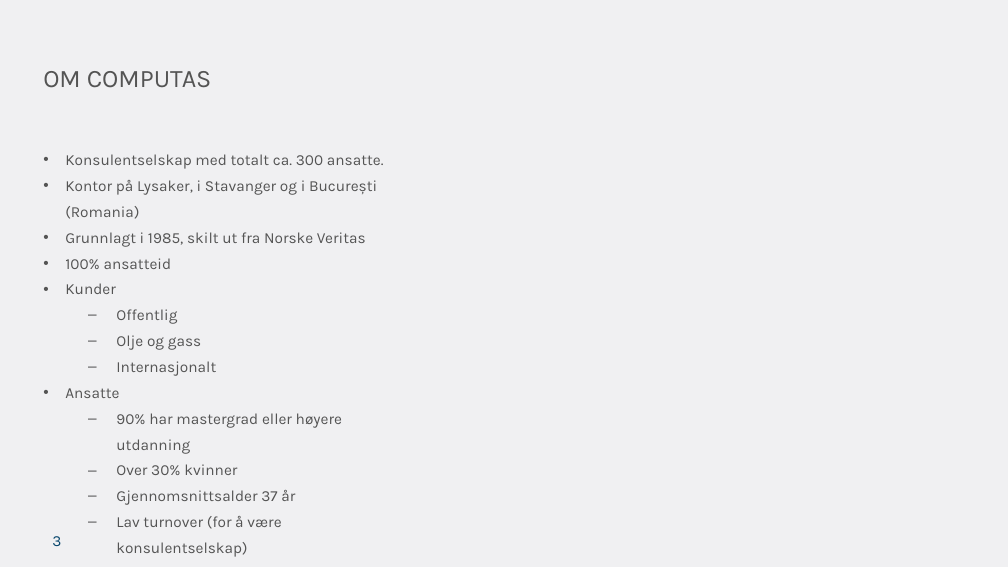
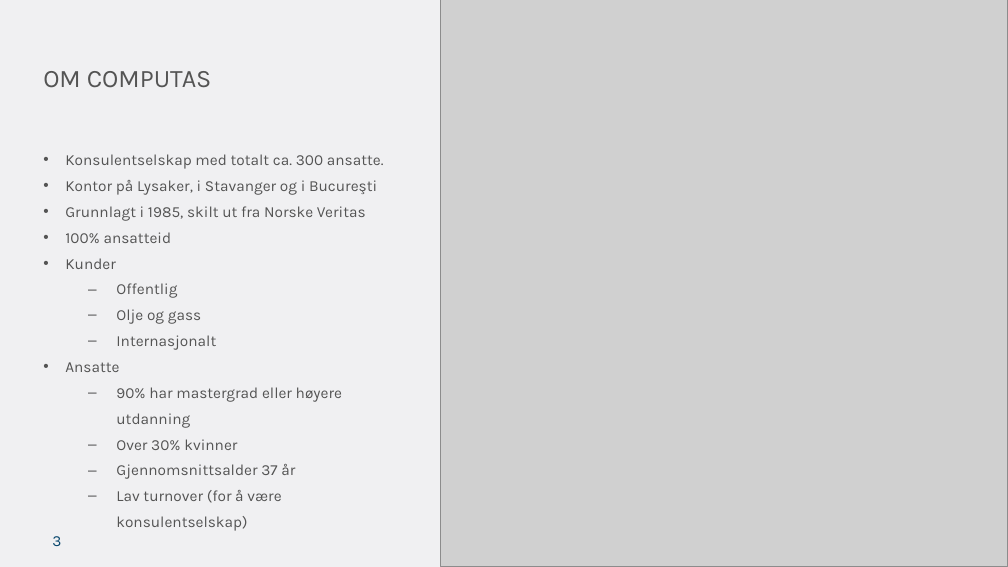
Before and after one commit to ttessem/SemWebKurs, a slide deck: slide 3 of SemWebKursUiB.pptx. Drawn at 1008x567 pixels with LibreOffice and Linux fonts; fonts in the diff are those of the drawing; grey boxes stand for pictures; background and template pictures are left out. Boxes give left, top, right and bottom in pixels: in the first picture for what was removed or moved away, otherwise in the second. Text is boxed around its words. In the diff, an @@ line names an element or a change of style, - is before the commit and + after.

Commit message:
modified slides

```diff
--- a/SemWebKursUiB.pptx
+++ b/SemWebKursUiB.pptx
@@ picture added at box(440, 0, 1008, 567) @@
@@ text at box(65, 180, 377, 195): text changed @@
-• Kontor på Lysaker, i Stavanger og i București (Romania)
+• Kontor på Lysaker, i Stavanger og i Bucureşti
```
Also in this commit, not shown: 3 other slides changed, 2 slides added.
